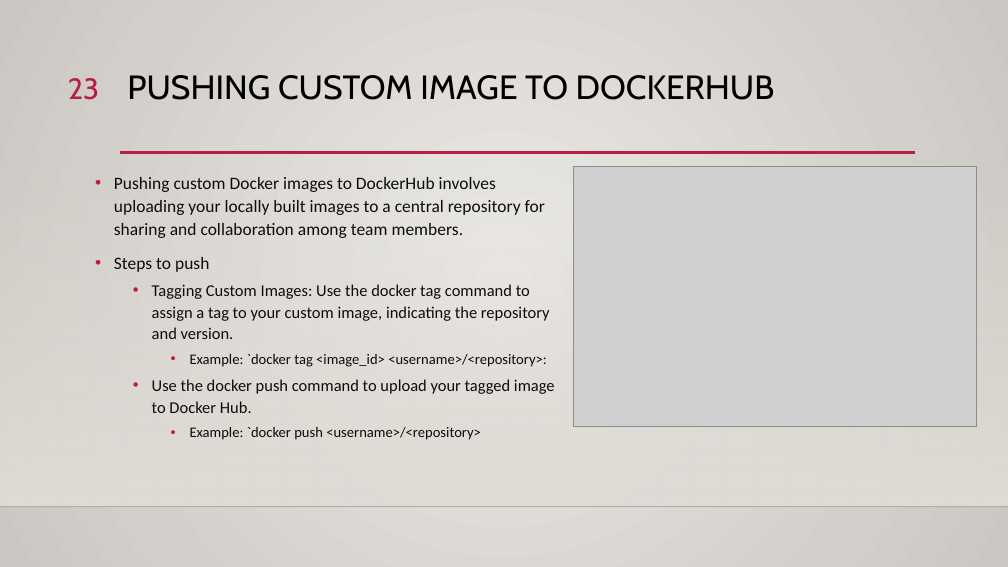
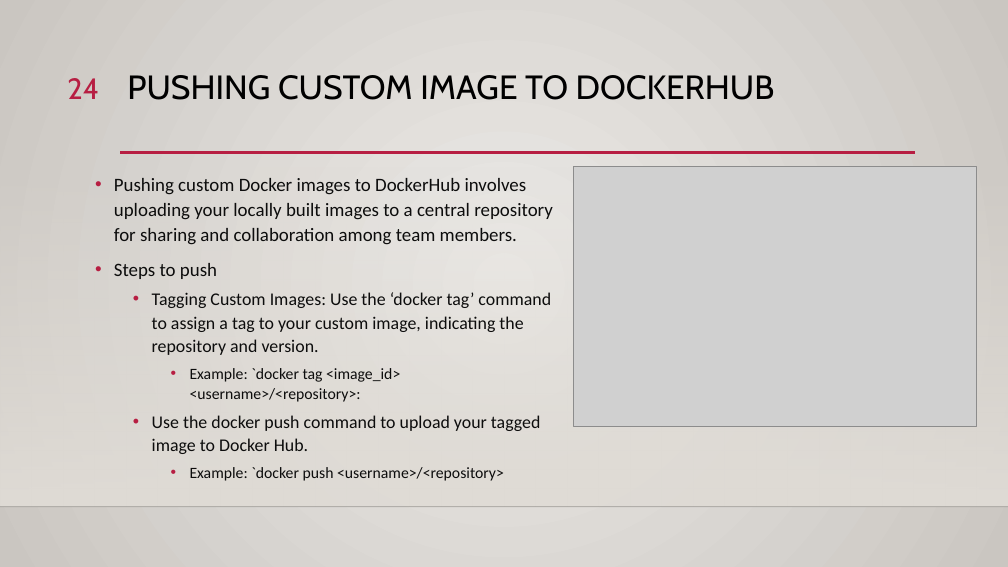
Before and after one commit to ddum-sutd/docker_workshop, a slide deck: slide 24 of Docker_workshop.pptx (slide 23 before the commit). Drawn at 1008x567 pixels with LibreOffice and Linux fonts; fonts in the diff are those of the drawing; grey boxes stand for pictures; background and template pictures are left out. Boxes give left, top, right and bottom in pixels: in the first picture for what was removed or moved away, otherwise in the second. Text is boxed around its words. In the diff, an @@ line names an element or a change of style, - is before the commit and + after.

```diff
--- a/Docker_workshop.pptx
+++ b/Docker_workshop.pptx
@@ page number at <box>67,78,99,99</box>: text changed @@
-23
+24
@@ text at <box>114,178,553,481</box>: size 16.6 to 18 pt in "Pushing custom Docker images to DockerHub involves ...", "Steps to push"; size 13.9 to 15 pt in "Example: `docker tag <image_id> <username>/<repository>:", "Example: `docker push <username>/<repository>"; size 15.7 to 17 pt in "Use the docker push command to upload ..." @@
@@ text at <box>152,292,551,355</box>: text changed; size 15.7 to 17 pt @@
-  • Tagging Custom Images: Use the docker tag command to assign a tag to your custom image, indicating the repository and version.
+  • Tagging Custom Images: Use the ‘docker tag’ command to assign a tag to your custom image, indicating the repository and version.
```
Also in this commit, not shown: 11 other slides changed, 1 slide added.
